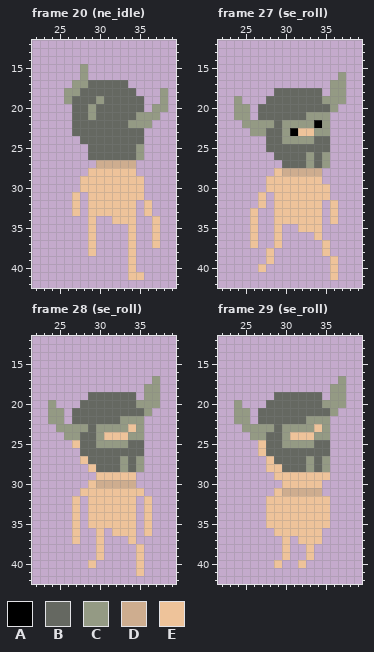
File history of a pixel-art file, Assets/Sprites/Player/Simple Pete.aseprite. Above, as it was before the edit.
64x64 pixels, 94 frames. Colours within 5 levels of each other are drawn and written as one. Shown: frame 20 (ne_idle): x 22..39, y 12..42; frame 27 (se_roll): x 22..39, y 12..42; frame 28 (se_roll): x 22..39, y 12..42; frame 29 (se_roll): x 22..39, y 12..42. The commit also changed other frames, which this record leaves out.
Visible layers, top first: "Gear/Head/Iron_Helmet", "Body gear", "Head", "Body".
Palette (. is transparent): A #000000  B #656861  C #949a84  D #cead8f  E #eec39a
Pixels before, frame 20 (ne_idle), first column x 26:
15 ..C..........
16 ..C..........
17 .CCBBBBB.....
18 CCBBBBBBB...C
19 CBBBCBBBBB..C
20 .BBCBBBBBB.CC
21 .BBCBBBBBCCC.
22 .BBBBBBBCCC..
23 .BBBBBBBBB...
24 ..BBBBBBBB...
25 ...BBBBBBC...
26 ...BBBBBBC...
27 ....DDDDD....
28 ...EEEEEE....
29 ..EEEEEEEE...
30 ..EEEEEEEE...
31 .E.EEEEEEE...
32 .E.EEEEEE.E..
33 .E.EEEEEE.E..
34 ...E..EEE..E.
35 ...E....E..E.
36 ...E....E..E.
37 ...E....E..E.
38 ...E....E....
39 ........E....
40 ........E....
41 ........EE...
Pixels before, frame 27 (se_roll), first column x 24:
16 .............C
17 ............CC
18 .....BBBBBB.CC
19 C...BBBBBBBCCC
20 CC.BBBBBBBBBC.
21 CC.BBBBBBCCC..
22 .CCCCBCCCCAC..
23 ..CCBBCAEECC..
24 ....BBCCCCBB..
25 ....BBBBBBBB..
26 .....BBBBCBC..
27 ......BBBCBC..
28 .....EDDDDD...
29 ....EEEEEEE...
30 ....EEEEEEEE..
31 ...E.EEEEEEE..
32 ...E.EEEEEE.E.
33 ..E..EEEEEE.E.
34 ..E..EEEEEE.E.
35 ..E..E..EEE...
36 ..E..E....E...
37 ..E..E.....E..
38 ....E......E..
39 ....E.......E.
40 ...E........E.
41 ............E.
Pixels before, frame 28 (se_roll), first column x 24:
17 .............C
18 ............CC
19 .....BBBBBB.CC
20 C...BBBBBBBCCC
21 CC.BBBBBBBBBC.
22 CC.BBBBBBCCC..
23 .CCCCBCCCCEC..
24 ..CCBBCEEECC..
25 ...EBBCCCCBB..
26 ....BBBBBBBB..
27 ....EBBBBCBC..
28 .....EBBBCBC..
29 ......EEEEE...
30 .....EDDDDD...
31 ....EEEEEEEE..
32 ...E.EEEEEE.E.
33 ...E.EEEEEE.E.
34 ...E.EEEEEE.E.
35 ...E.EEEEEE.E.
36 ...E..E.EEE.E.
37 ...E..E...E...
38 ......E....E..
39 ......E....E..
40 .....E.....E..
41 ...........E..
Pixels before, frame 29 (se_roll), first column x 24:
17 .............C
18 ............CC
19 .....BBBBBB.CC
20 C...BBBBBBBCCC
21 CC.BBBBBBBBBC.
22 CC.BBBBBBCCC..
23 .CCCCBCCCCEC..
24 ..CCBBCEEECC..
25 ...EBBCCCCBB..
26 ...EBBBBBBBB..
27 ....EBBBBCBC..
28 ....EEBBBCBC..
29 .....EEEEEEE..
30 ......EEEEE...
31 .....EDDDDD...
32 ....EEEEEEEE..
33 ....EEEEEEEE..
34 ....EEEEEEEE..
35 ....EEEEEEEE..
36 .....EEEEEE...
37 ......E.EEE...
38 ......E..E....
39 ......E..E....
40 .....E..E.....
After the commit:
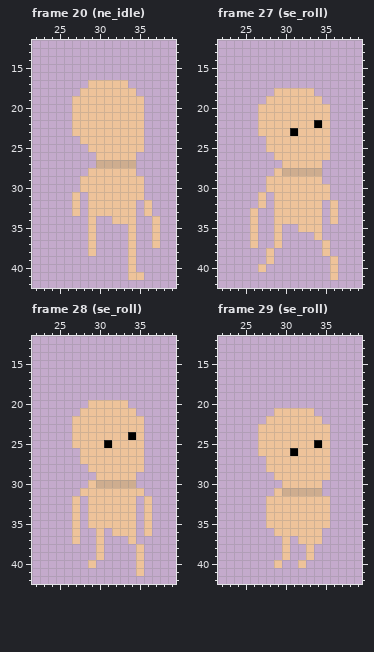
From old to new:
layer "Gear/Head/Iron_Helmet" now hidden
Changed rows in their new state; - is an unchanged pixel.
Frame 20 (ne_idle):
first column x 26:
15 --.----------
16 --.----------
17 -..EEEEE-----
18 ..EEEEEEE---.
19 .EEEEEEEEE--.
20 -EEEEEEEEE-..
21 -EEEEEEEEE..-
22 -EEEEEEEEE.--
23 -EEEEEEEEE---
24 --EEEEEEEE---
25 ---EEEEEEE---
26 ---.EEEEE.---
Frame 27 (se_roll):
first column x 24:
16 -------------.
17 ------------..
18 -----EEEEE.-..
19 .---EEEEEEE...
20 ..-EEEEEEEEE.-
21 ..-EEEEEEEEE--
22 -..EEEEEEE-E--
23 --.EEEE---EE--
24 ----EEEEEEEE--
25 ----EEEEEEEE--
26 -----EEEEEEE--
27 ------EEEEE.--
Frame 28 (se_roll):
first column x 24:
17 -------------.
18 ------------..
19 -----......-..
20 .---.EEEEE....
21 ..-.EEEEEEE..-
22 ..-EEEEEEEEE--
23 -..EEEEEEE-E--
24 --.EEEE---AE--
25 ----EEEAEEEE--
26 ----EEEEEEEE--
27 -----EEEEEEE--
28 ------EEEEEE--
Frame 29 (se_roll):
first column x 24:
17 -------------.
18 ------------..
19 -----......-..
20 .---..........
21 ..-..EEEEE...-
22 ..-.EEEEEEE.--
23 -..EEEEEEE-E--
24 --.EEEE---EE--
25 ----EEEEEEAE--
26 ----EEEAEEEE--
27 -----EEEEEEE--
28 ------EEEEEE--
Pixel boxes of the changes (left, top, right, bottom) in both pictures:
changed: (64, 64, 168, 160)
changed: (234, 72, 346, 168)
changed: (48, 376, 160, 472)
changed: (234, 376, 346, 472)
